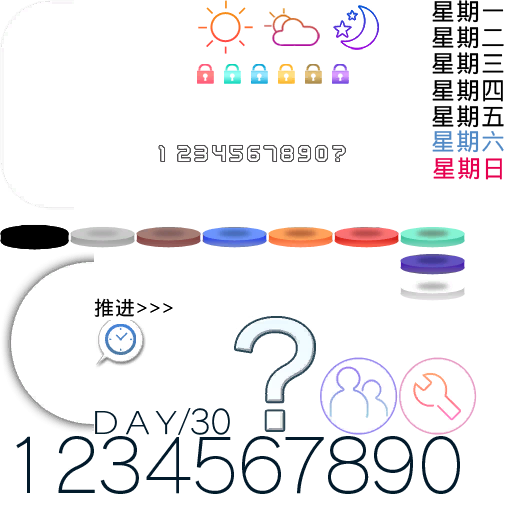
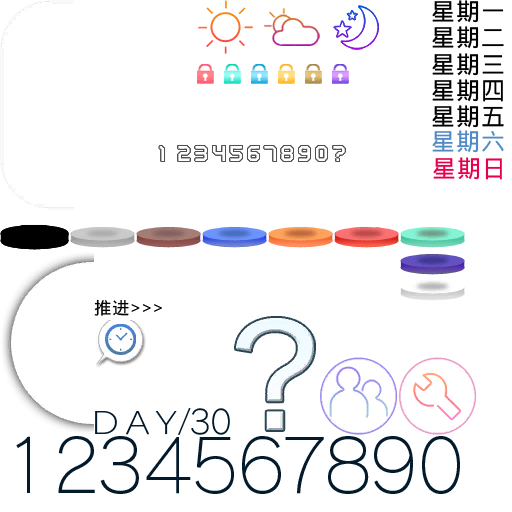
The second w=512, h=512 image is a revision of the first. Changes to its layers:
painted on "推进>>>" over (94, 298, 173, 317)
added layer "星期一 星期二 星期三 星期四 星期五 拷贝" above "星期一 星期二 星期三 星期四 星期五" over (432, 52, 504, 76)
hid "星期一 星期二 星期三 星期四 星期五" over (432, 52, 504, 76)
